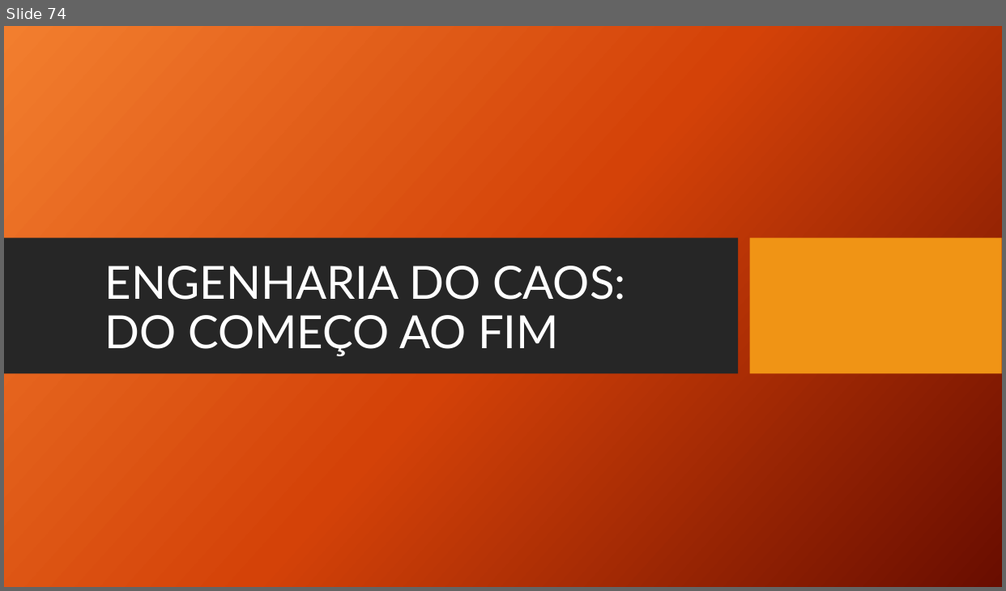
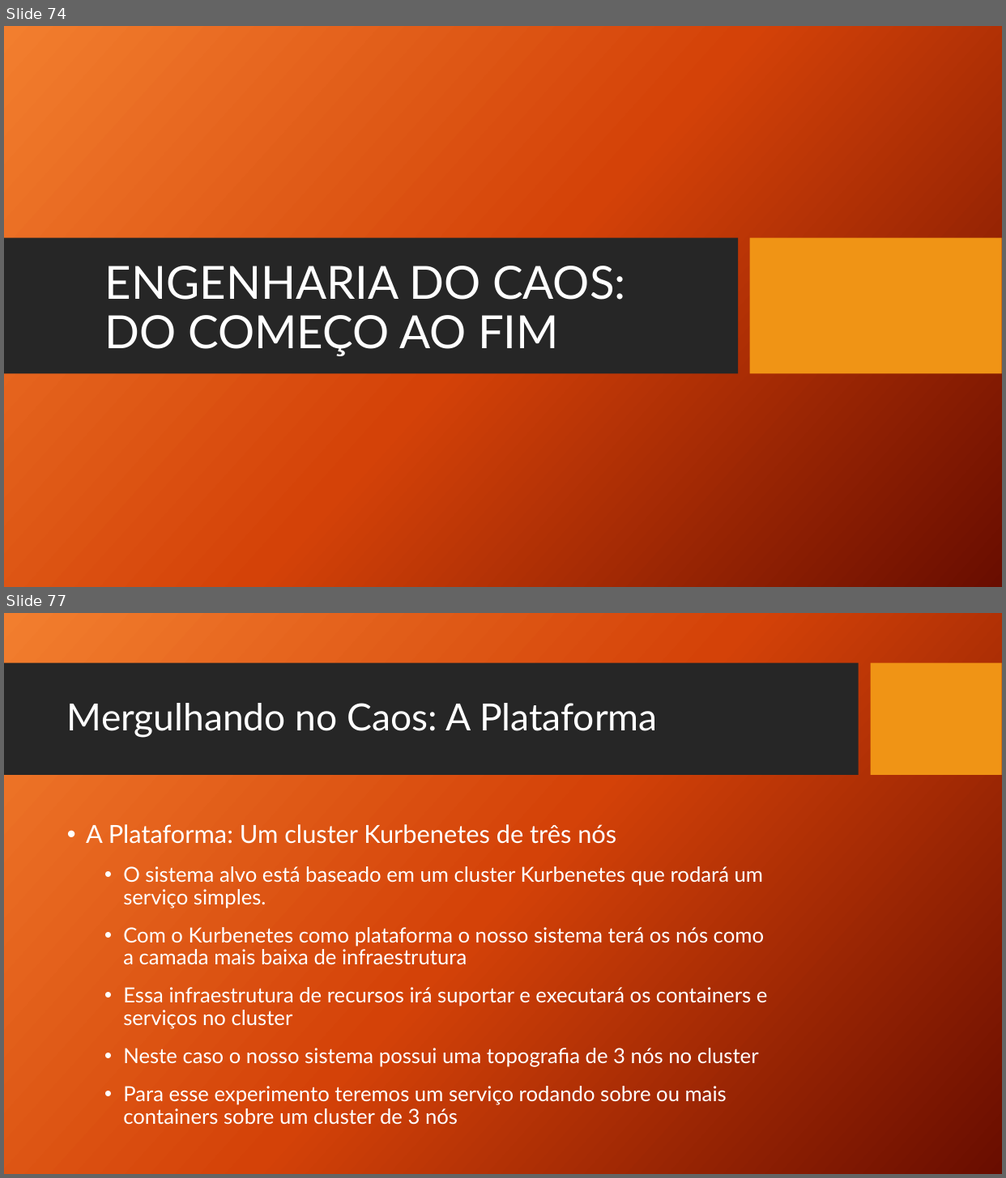
Before and after one commit to TCC-Chaos-Engineering/docs-chaos-engineering, a slide deck: docs/Chaos Engineering - Das Hipoteses aos Testes.pptx. Shown one above the other, each under a label of ours: slide 74 before the commit, slides 74 and 77 after it; the slides between them are not shown. The pictures are 1006x591 and 1006x1178 pixels, drawn with LibreOffice and Linux fonts; fonts in the diff are those of the drawing; background and template pictures are left out. Boxes give left, top, right and bottom in pixels: in the first picture for what was removed or moved away, otherwise in the second. Text is boxed around its words. In the diff, an @@ line names an element or a change of style, - is before the commit and + after.

```diff
--- a/docs/Chaos Engineering - Das Hipoteses aos Testes.pptx
+++ b/docs/Chaos Engineering - Das Hipoteses aos Testes.pptx
@@ slide 77 added at box(4, 613, 1002, 1174), background picture (left out) @@
@@ rectangle added at box(4, 663, 859, 776), fill #262626 @@
@@ rectangle added at box(871, 663, 1002, 776), fill #F09415 @@
@@ title added at box(67, 703, 658, 738), 36 pt, text #FFFFFF @@
+Mergulhando no Caos: A Plataforma
@@ text added at box(86, 824, 768, 1125), 20 pt, text #FFFFFF @@
+• A Plataforma: Um cluster Kurbenetes de três nós
+  • O sistema alvo está baseado em um cluster Kurbenetes que rodará um serviço simples.
+  • Com o Kurbenetes como plataforma o nosso sistema terá os nós como a camada mais baixa de infraestrutura
+  • Essa infraestrutura de recursos irá suportar e executará os containers e serviços no cluster
+  • Neste caso o nosso sistema possui uma topografia de 3 nós no cluster
+  • Para esse experimento teremos um serviço rodando sobre ou mais containers sobre um cluster de 3 nós
```
Also in this commit, not shown: 12 slides changed, 4 other slides added, 5 slides removed.
